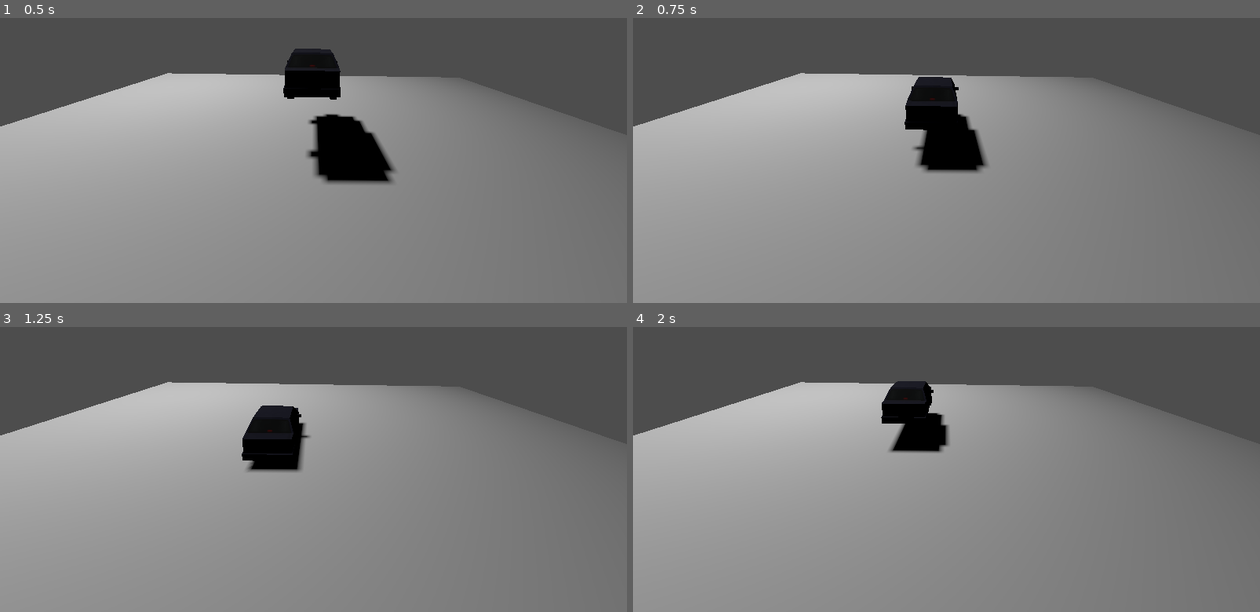
Above: before the commit, frames 1-4 (two rows, left to right).
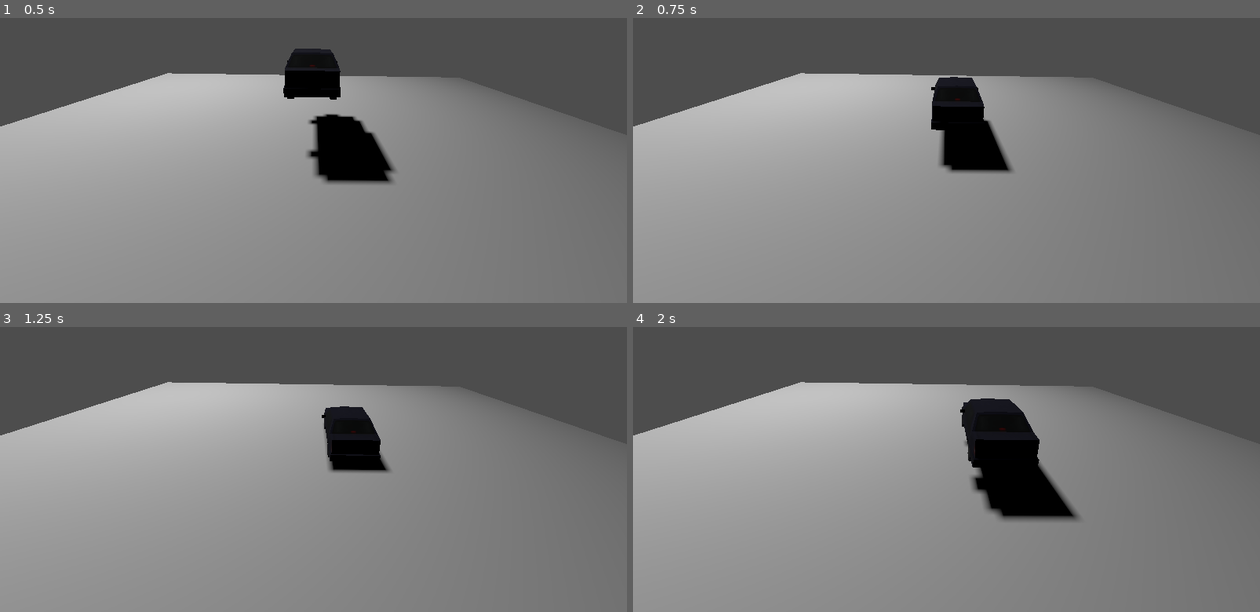
Above: after the commit, the same moments.

Repository: hypercomrade/psx-racer
Game: Godot game, scene res://world.tscn
Same seed, same stepped clock (60 frames per second), same inputs: the game is played once before the commit and once after it.
Inputs:
- Up to frame 1 (0.5 s): no input
- Up to frame 2 (0.75 s): tap Enter (ui_accept) at 0.5 s; hold D (right) from 0.53 s (still down)
- Up to frame 3 (1.25 s): keep holding D (right); tap Enter (ui_accept) at 0.77 s
- Up to frame 4 (2 s): release D (right) at 1.28 s; hold S (reverse) from 1.28 s (still down); tap Enter (ui_accept) at 1.52 s

Frame 1 is identical in both runs. In frame 2, 2.7% of the frame differs, in the area x 43-61%, y 20-55%; in frame 3, 3.9%; in frame 4, 6.9%, in the area x 39-72%, y 19-69%.

Commit message:
change movement directions

Diff:
--- a/character_body_3d.gd
+++ b/character_body_3d.gd
@@ -23,15 +23,15 @@
 
 	# Forward/Reverse (Z-axis)
 	if Input.is_action_pressed("forward"):
+		input_dir.z += 1
+	if Input.is_action_pressed("reverse"):
 		input_dir.z -= 1
-	if Input.is_action_pressed("reverse"):
-		input_dir.z += 1
 
 	# Left/Right (X-axis)
 	if Input.is_action_pressed("left"):
+		input_dir.x += 1
+	if Input.is_action_pressed("right"):
 		input_dir.x -= 1
-	if Input.is_action_pressed("right"):
-		input_dir.x += 1
 
 	# Normalize the input direction to prevent faster diagonal movement
 	if input_dir.length() > 0:
